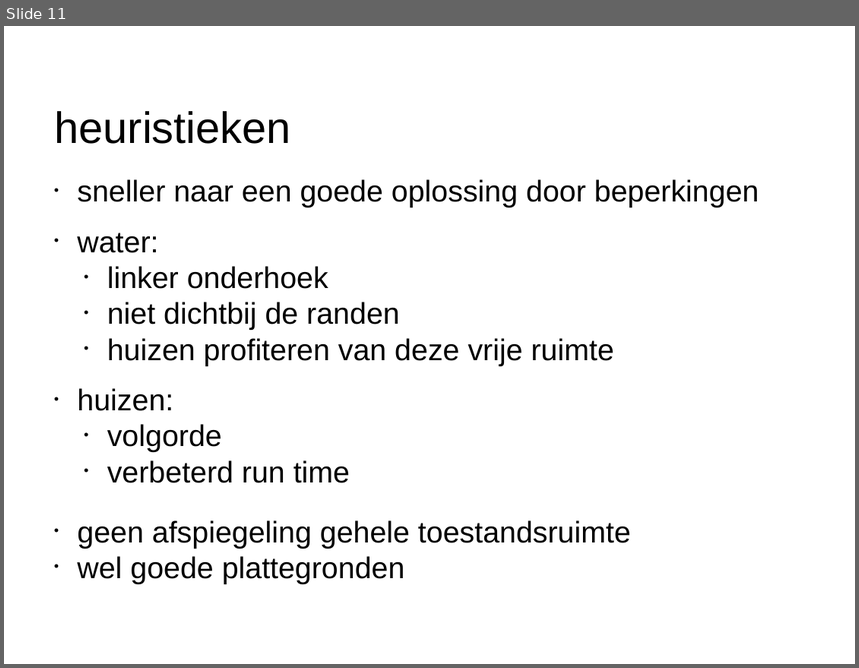
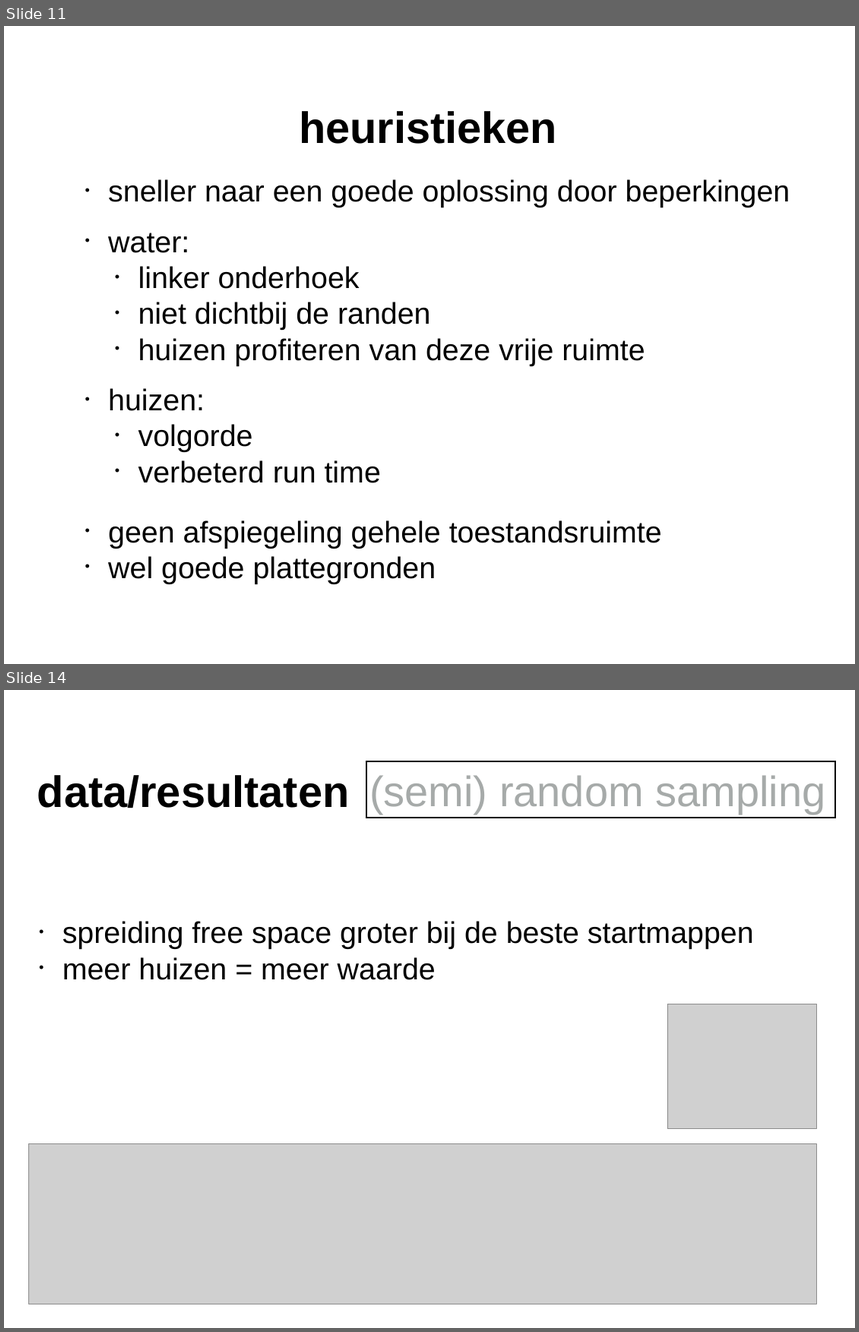
Before and after one commit to JuliaJansen/-HabboHotel, a slide deck: powerpoints/eindpresentatie heuristieken.pptx. Shown one above the other, each under a label of ours: slide 11 before the commit, slides 11 and 14 after it; the slides between them are not shown. The pictures are 859x668 and 859x1332 pixels, drawn with LibreOffice and Linux fonts; fonts in the diff are those of the drawing; grey boxes stand for pictures. Boxes give left, top, right and bottom in pixels: in the first picture for what was removed or moved away, otherwise in the second. Text is boxed around its words. In the diff, an @@ line names an element or a change of style, - is before the commit and + after.

```diff
--- a/powerpoints/eindpresentatie heuristieken.pptx
+++ b/powerpoints/eindpresentatie heuristieken.pptx
@@ slide 14 added at (4, 690, 855, 1328), background #FFFFFF @@
@@ title added at (37, 775, 350, 808), 52.8 pt, text #000000, bold @@
+data/resultaten
@@ rectangle added at (367, 762, 835, 818), outline #000000 2 pt, 51.2 pt, text #A6AAA9 @@
+(semi) random sampling
@@ text added at (63, 921, 754, 980), 36 pt, text #000000 @@
+• spreiding free space groter bij de beste startmappen
+• meer huizen = meer waarde
@@ picture added at (667, 1005, 817, 1129) @@
@@ picture added at (29, 1144, 817, 1304) @@
@@ slide 11 changed as well @@
@@ title "heuristieken": place and size @@
-title "heuristieken" at (54, 111, 291, 144)
+title "heuristieken" at (299, 111, 557, 144)
@@ title "heuristieken" at (299, 111, 557, 144): bold on @@
@@ 4 texts: place and size @@
-4 texts at (77, 180, 759, 585)
+4 texts at (108, 180, 791, 585)
```
Also in this commit, not shown: 10 other slides changed, 10 other slides added.
